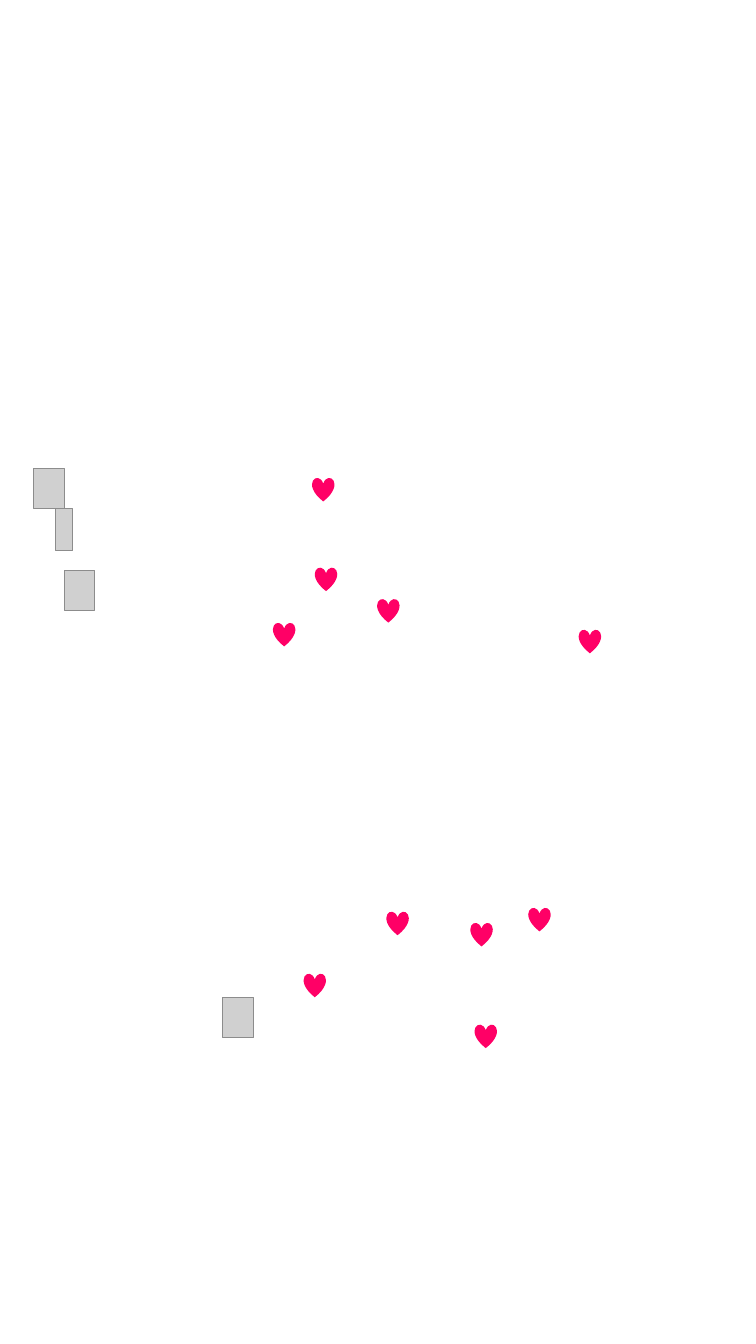
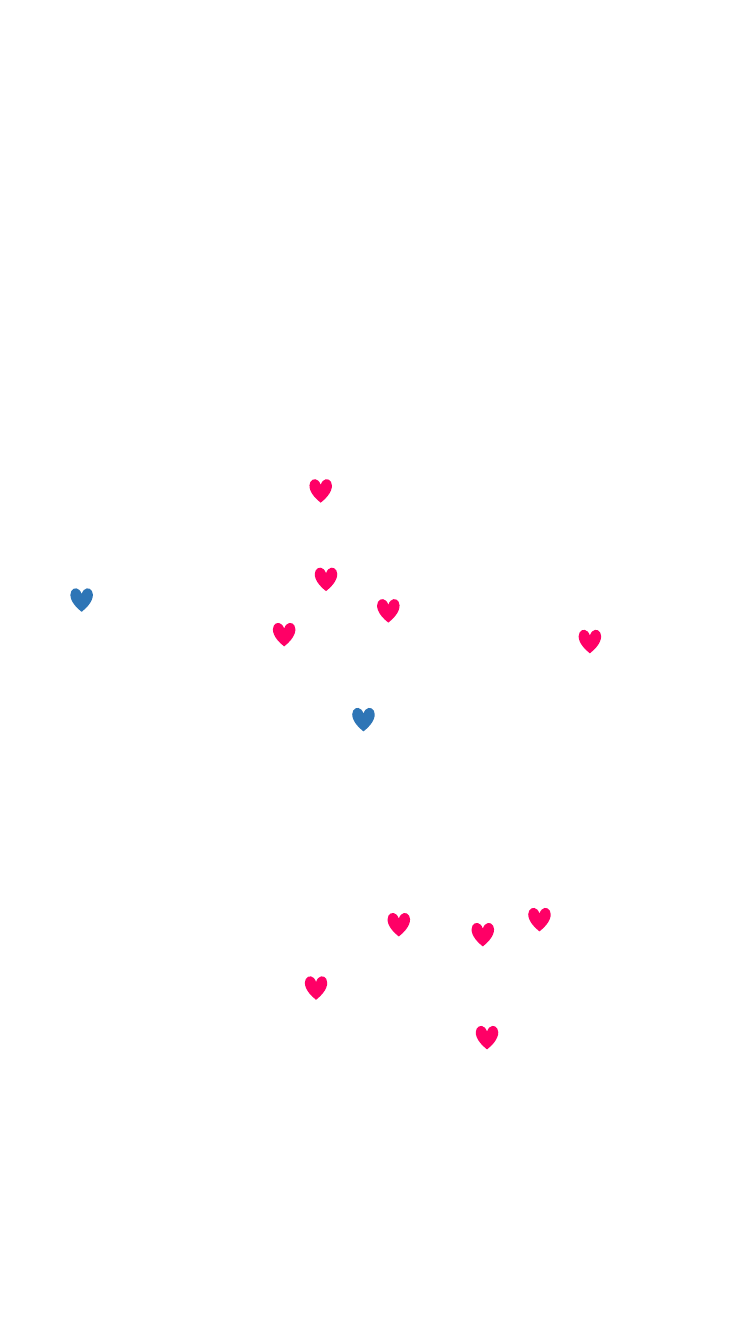
Before and after one commit to whitesoun/homepage, a slide deck: slide 1 of 0.PPT파일/등산지도_경로_세로_2020-08-29.pptx. Drawn at 756x1344 pixels with LibreOffice and Linux fonts; fonts in the diff are those of the drawing; grey boxes stand for pictures; background and template pictures are left out. Boxes give left, top, right and bottom in pixels: in the first picture for what was removed or moved away, otherwise in the second. Text is boxed around its words. In the diff, an @@ line names an element or a change of style, - is before the commit and + after.

```diff
--- a/0.PPT파일/등산지도_경로_세로_2020-08-29.pptx
+++ b/0.PPT파일/등산지도_경로_세로_2020-08-29.pptx
@@ picture removed at [33,469,64,509] @@
@@ picture removed at [55,509,73,551] @@
@@ picture removed at [65,571,95,611] @@
@@ heart added at [71,588,93,612], fill #2E75B6 @@
@@ heart added at [353,708,375,732], fill #2E75B6 @@
@@ picture removed at [223,997,253,1037] @@
```
Also in this commit, not shown: 1 other slide changed, 1 slide added, 1 slide removed, 14 other files.
